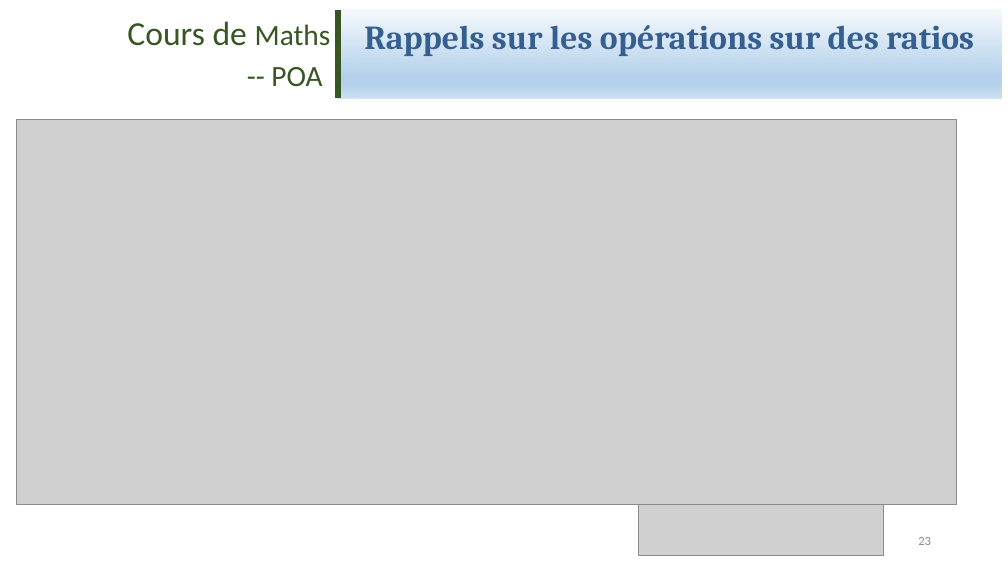
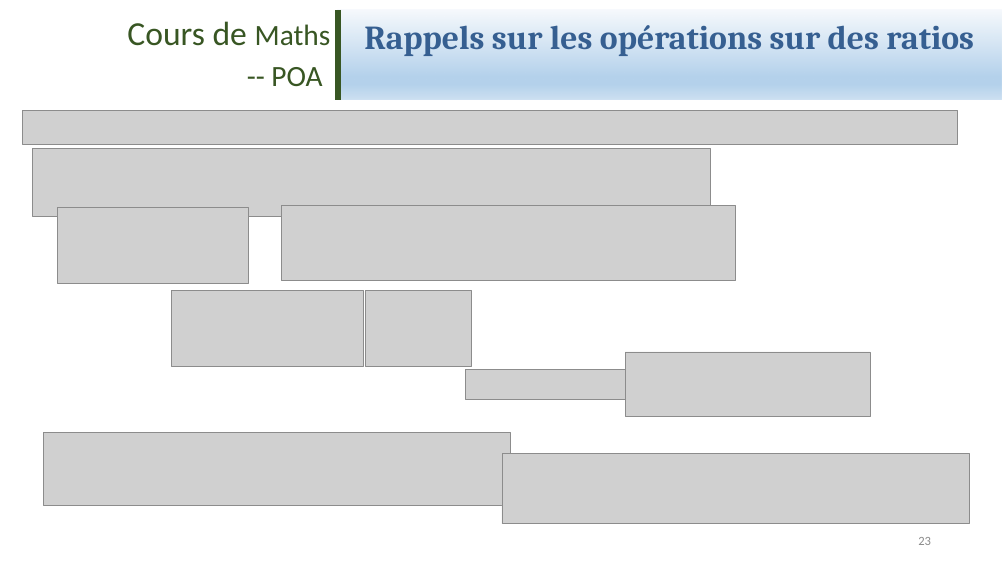
Before and after one commit to ArnoldSOH/Cours-L1-POA-FSEG-Creteil, a slide deck: slide 23 of L1/L1 POA Sem1/Cours POA L1.pptx. Drawn at 1008x567 pixels with LibreOffice and Linux fonts; fonts in the diff are those of the drawing; grey boxes stand for pictures. Boxes give left, top, right and bottom in pixels: in the first picture for what was removed or moved away, otherwise in the second. Text is boxed around its words. In the diff, an @@ line names an element or a change of style, - is before the commit and + after.

```diff
--- a/L1/L1 POA Sem1/Cours POA L1.pptx
+++ b/L1/L1 POA Sem1/Cours POA L1.pptx
@@ picture: place and size @@
-picture at (17, 119, 957, 505)
+picture at (23, 110, 958, 145)
@@ picture added at (33, 149, 711, 216) @@
@@ picture added at (57, 208, 248, 284) @@
@@ picture added at (281, 205, 736, 281) @@
@@ picture added at (172, 290, 363, 366) @@
@@ picture added at (366, 290, 472, 366) @@
@@ picture: place and size @@
-picture at (639, 492, 884, 556)
+picture at (625, 352, 870, 417)
@@ picture added at (466, 369, 625, 399) @@
@@ picture added at (44, 433, 511, 506) @@
@@ picture added at (502, 454, 969, 524) @@
```
Also in this commit, not shown: 3 other slides changed, 5 slides added, 5 slides removed.
